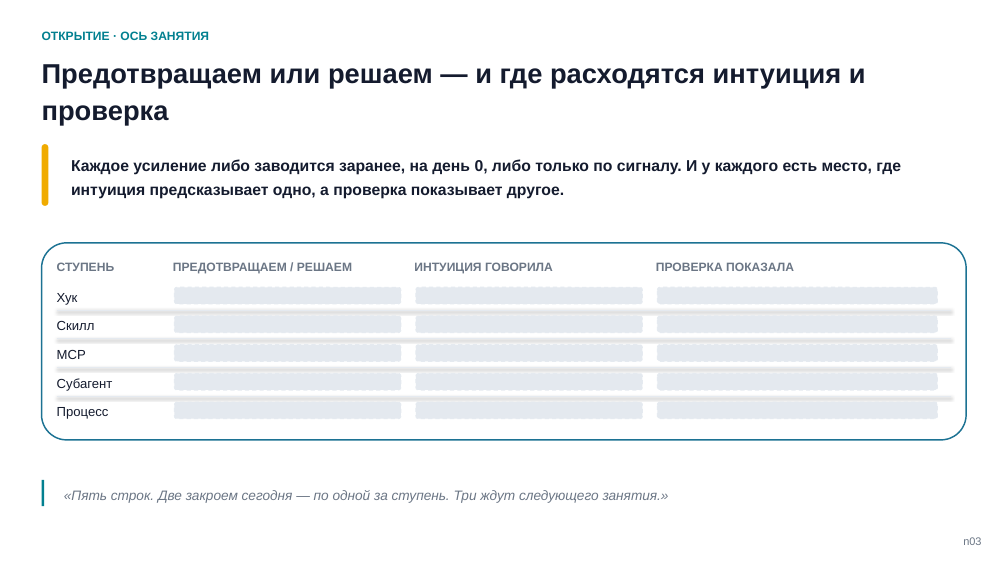
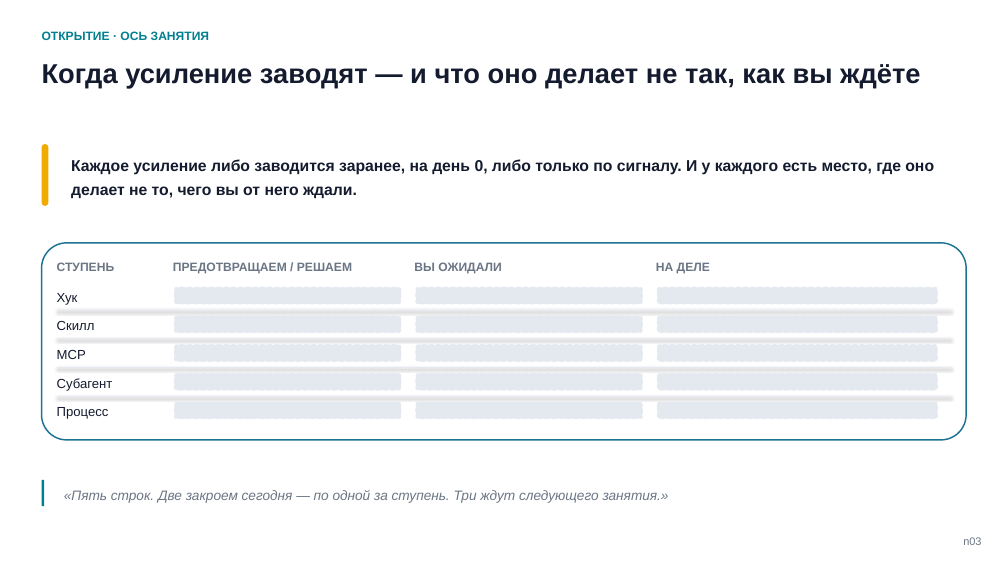
Before and after one commit to tellina-study/AI-usage-lessons, a slide deck: slide 3 of library/seminars/sem-05/rendered/sem-05-n.pptx. Drawn at 1008x567 pixels with LibreOffice and Linux fonts; fonts in the diff are those of the drawing. Boxes give left, top, right and bottom in pixels: in the first picture for what was removed or moved away, otherwise in the second. Text is boxed around its words. In the diff, an @@ line names an element or a change of style, - is before the commit and + after.

Commit message:
Рамка после прожарки: заметки стали произносимой речью, ось «вы ожидали / на деле», ответ первой развилки снят с карты, адрес репозитория появился в деке #211

```diff
--- a/library/seminars/sem-05/rendered/sem-05-n.pptx
+++ b/library/seminars/sem-05/rendered/sem-05-n.pptx
@@ text at (42, 64, 920, 88): text changed @@
-Предотвращаем или решаем — и где расходятся интуиция и проверка
+Когда усиление заводят — и что оно делает не так, как вы ждёте
@@ text at (71, 159, 934, 198): text changed @@
-Каждое усиление либо заводится заранее, на день 0, либо только по сигналу. И у каждого есть место, где интуиция предсказывает одно, а проверка показывает другое.
+Каждое усиление либо заводится заранее, на день 0, либо только по сигналу. И у каждого есть место, где оно делает не то, чего вы от него ждали.
@@ text at (414, 262, 502, 273): text changed @@
-ИНТУИЦИЯ ГОВОРИЛА
+ВЫ ОЖИДАЛИ
@@ text at (656, 263, 710, 273): text changed @@
-ПРОВЕРКА ПОКАЗАЛА
+НА ДЕЛЕ
```
Also in this commit, not shown: 5 other slides changed, 13 other files.
